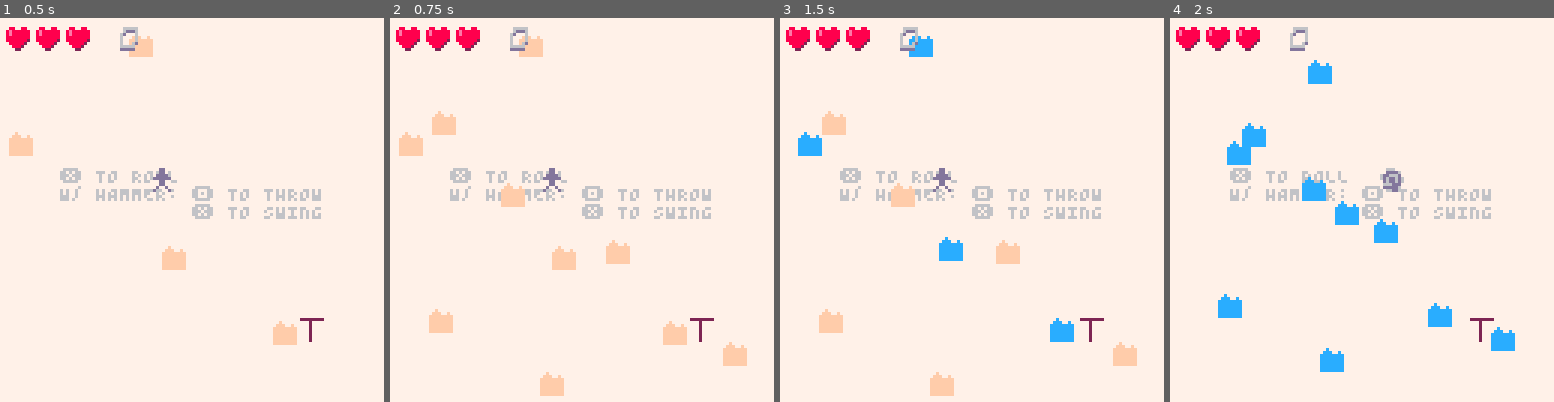
Above: before the commit, frames 1-4 (left to right).
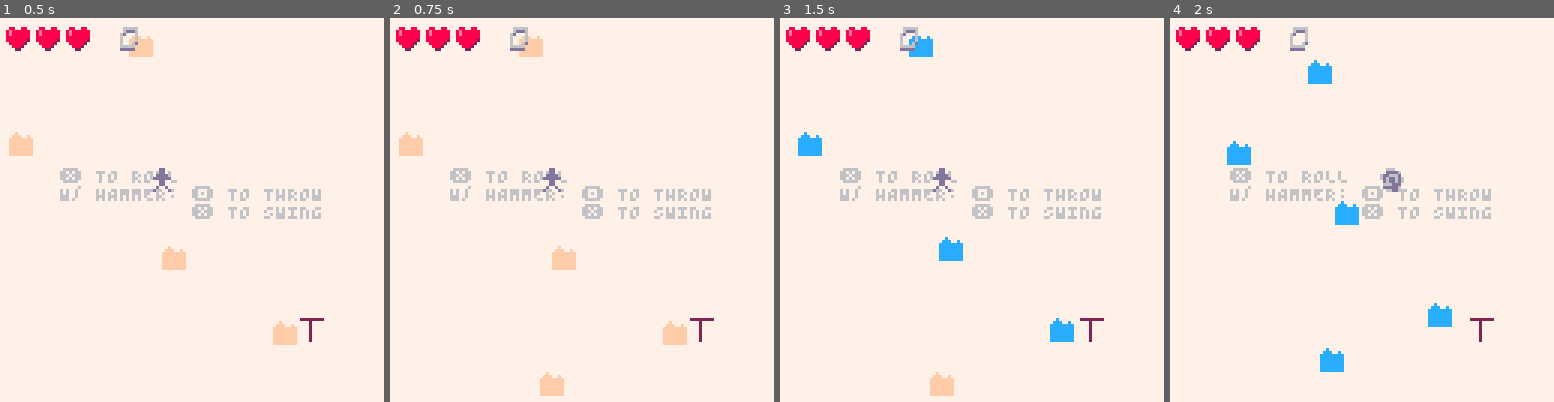
Above: after the commit, the same moments.

Repository: wsasaki01/icebreaker
Game: PICO-8 cartridge p1/icebreaker-p1.p8
Same seed, same stepped clock (60 frames per second), same inputs: the game is played once before the commit and once after it.
Inputs:
- Up to frame 1 (0.5 s): tap X (X key) at 0.33 s
- Up to frame 2 (0.75 s): tap O (Z key) at 0.7 s
- Up to frame 3 (1.5 s): tap X (X key) at 1.07 s
- Up to frame 4 (2 s): hold Right from 1.6 s (still down); tap O (Z key) at 1.7 s; tap X (X key) at 1.85 s

Frame 1 is identical in both runs. In frame 2, 1.6% of the frame differs, in the area x 10-93%, y 24-91%; in frame 3, 1.6%; in frame 4, 1.6%.

Commit message:
Increasing difficulty

Diff:
--- a/p1/main.lua
+++ b/p1/main.lua
@@ -16,7 +16,7 @@
     h_attack_length = 0.3
     h_attack_size = 4
 
-    enemy_limit = 10
+    enemy_limit = 5
     enemy_speed_lower = 0.4
     enemy_speed_upper = 1
     enemy_range = enemy_speed_upper - enemy_speed_lower
@@ -202,6 +202,14 @@
                 hs_count = 0
             end
         else
+            if 1000 < p.score and p.score <= 2000 then
+                enemy_limit = 6
+            elseif 2000 < p.score and p.score <= 3000 then
+                enemy_limit = 8
+            elseif 3000 < p.score then
+                enemy_limit = 10
+            end
+
             if p.rolling then
                 p:roll()
             else
